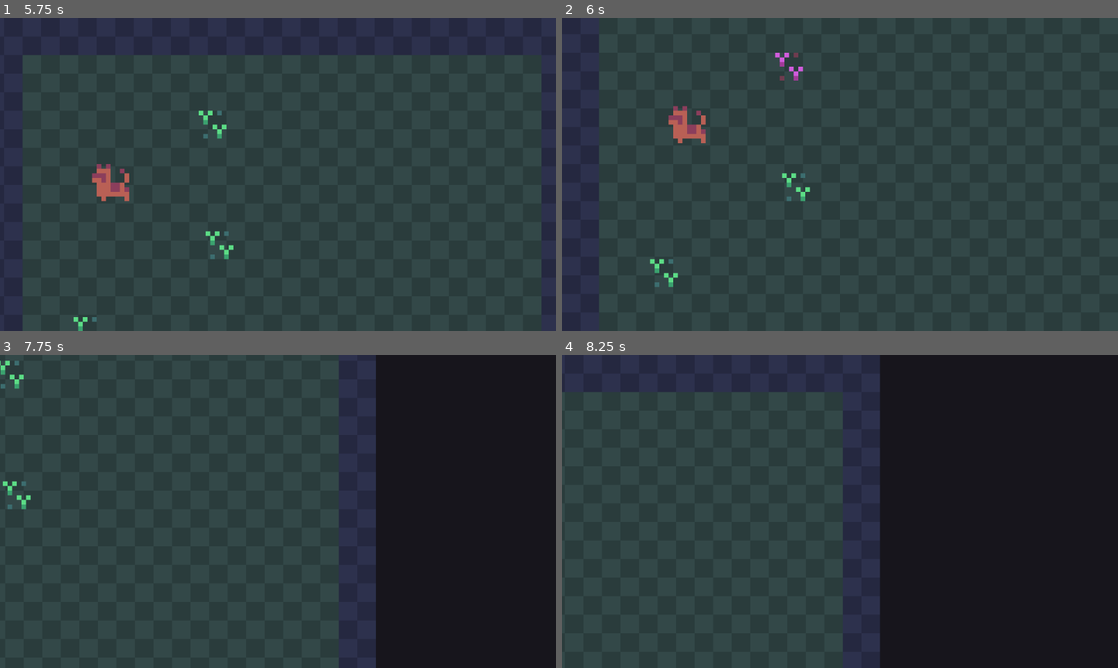
Above: before the commit, frames 1-4 (two rows, left to right).
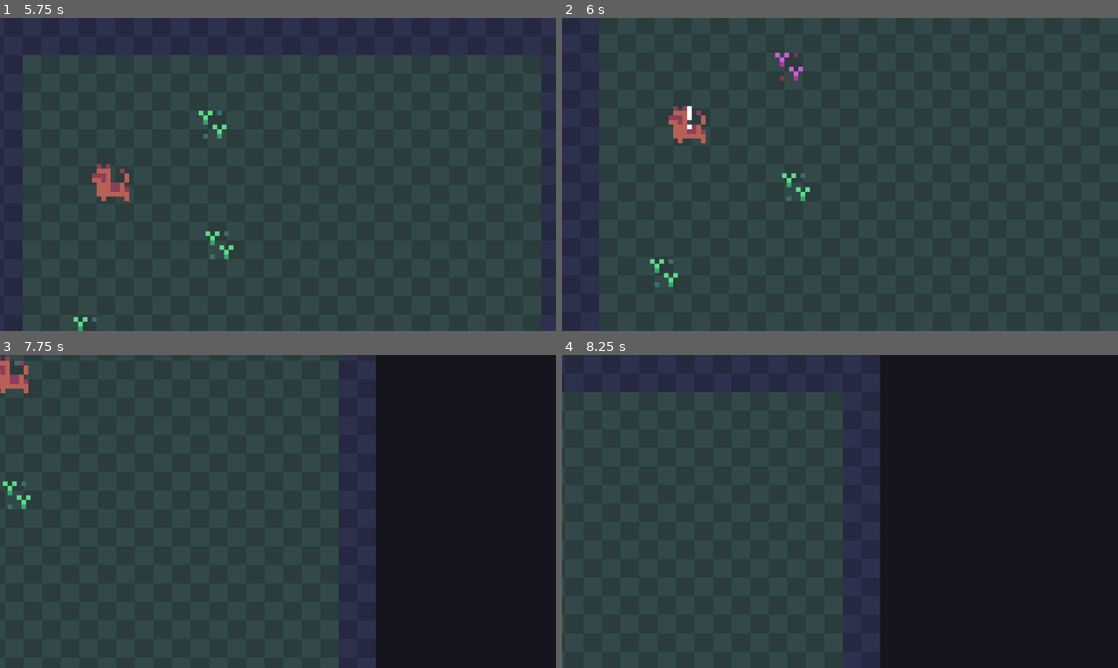
Above: after the commit, the same moments.

Repository: colinbellino/ai-and-games-2022
Game: Godot game, scene res://media/scenes/main.tscn
Same seed, same stepped clock (60 frames per second), same inputs: the game is played once before the commit and once after it.
Inputs (mouse positions are in pixels of both pictures, inside the frame that each line leads up to):
- Up to frame 1 (5.75 s): click "Start" at 0.5 s; tap Enter at 1.25 s; move the mouse to (122, 183) at 1.27 s; press the mouse at (122, 183) at 1.28 s; hold D (move_right) 1.28-2.03 s; move the mouse to (33, 246) at 2.02 s; release the mouse at (33, 246) at 2.03 s; hold S (move_down) 2.03-2.78 s; click (33, 246) at 2.1 s; move the mouse to (333, 105) at 2.77 s; press the mouse at (333, 105) at 2.78 s; hold D (move_right) 2.78-3.53 s; move the mouse to (250, 237) at 3.52 s; release the mouse at (250, 237) at 3.53 s; hold Z (move_up) 3.53-4.28 s; click (250, 237) at 3.6 s; move the mouse to (444, 221) at 4.27 s; press the mouse at (444, 221) at 4.28 s; hold Q (move_left) from 4.28 s (still down); move the mouse to (111, 127) at 5.02 s; release the mouse at (111, 127) at 5.03 s; click (111, 127) at 5.1 s
- Up to frame 2 (6 s): move the mouse to (773, 124) at 5.77 s; release Q (move_left) at 5.78 s; press the mouse at (773, 124) at 5.78 s; hold S (move_down) from 5.78 s (still down)
- Up to frame 3 (7.75 s): move the mouse to (100, 464) at 6.52 s; release S (move_down) at 6.53 s; release the mouse at (100, 464) at 6.53 s; hold D (move_right) 6.53-7.28 s; click (100, 464) at 6.6 s; move the mouse to (400, 495) at 7.27 s; press the mouse at (400, 495) at 7.28 s; hold Z (move_up) from 7.28 s (still down)
- Up to frame 4 (8.25 s): move the mouse to (728, 527) at 8.02 s; release Z (move_up) at 8.03 s; release the mouse at (728, 527) at 8.03 s; hold D (move_right) from 8.03 s (still down); click (728, 527) at 8.1 s

Frame 1 is identical in both runs. In frame 2, less than 0.1% of the frame differs, in the area x 22-24%, y 28-36%; in frame 3, 0.4%, in the area x 0-6%, y 0-13%; in frame 4, nothing differs.

Commit message:
Fix project.godot

Diff:
--- a/project.godot
+++ b/project.godot
@@ -9,7 +9,7 @@
 config_version=4
 
 _global_script_classes=[ {
-"base": "Reference",
+"base": "Behaviour",
 "class": "Attracted",
 "language": "GDScript",
 "path": "res://src/behaviours/Attracted.gd"
@@ -79,7 +79,7 @@
 "language": "GDScript",
 "path": "res://src/SettingsUI.gd"
 }, {
-"base": "Reference",
+"base": "Behaviour",
 "class": "Sleepy",
 "language": "GDScript",
 "path": "res://src/behaviours/Sleepy.gd"
@@ -89,7 +89,7 @@
 "language": "GDScript",
 "path": "res://src/TitleUI.gd"
 }, {
-"base": "Reference",
+"base": "Behaviour",
 "class": "WakeUp",
 "language": "GDScript",
 "path": "res://src/behaviours/WakeUp.gd"
